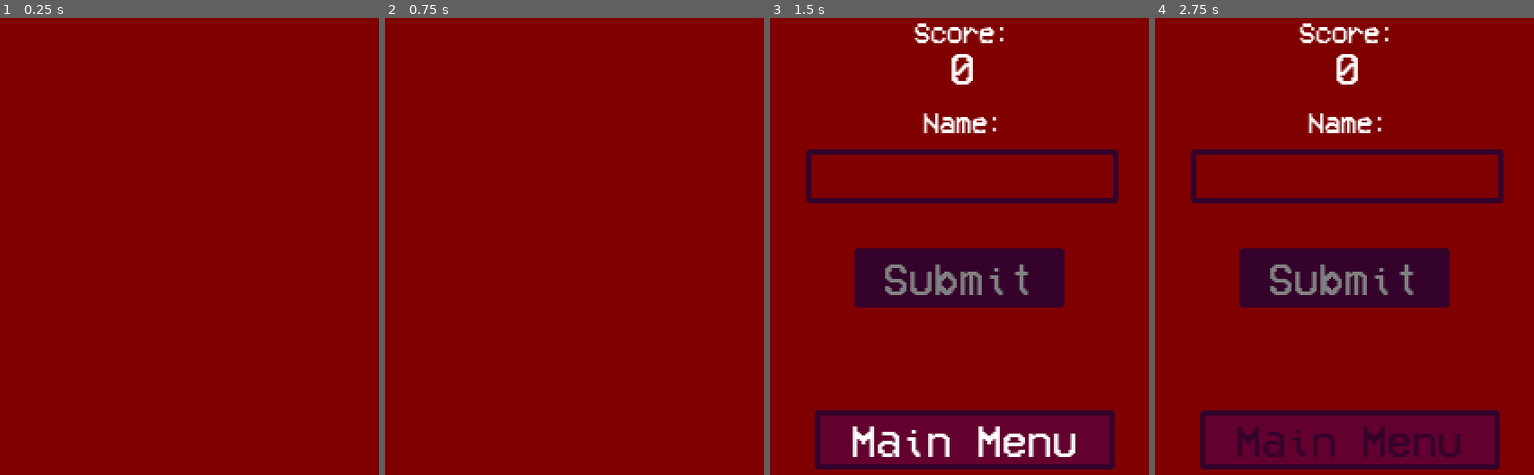
Above: before the commit, frames 1-4 (left to right).
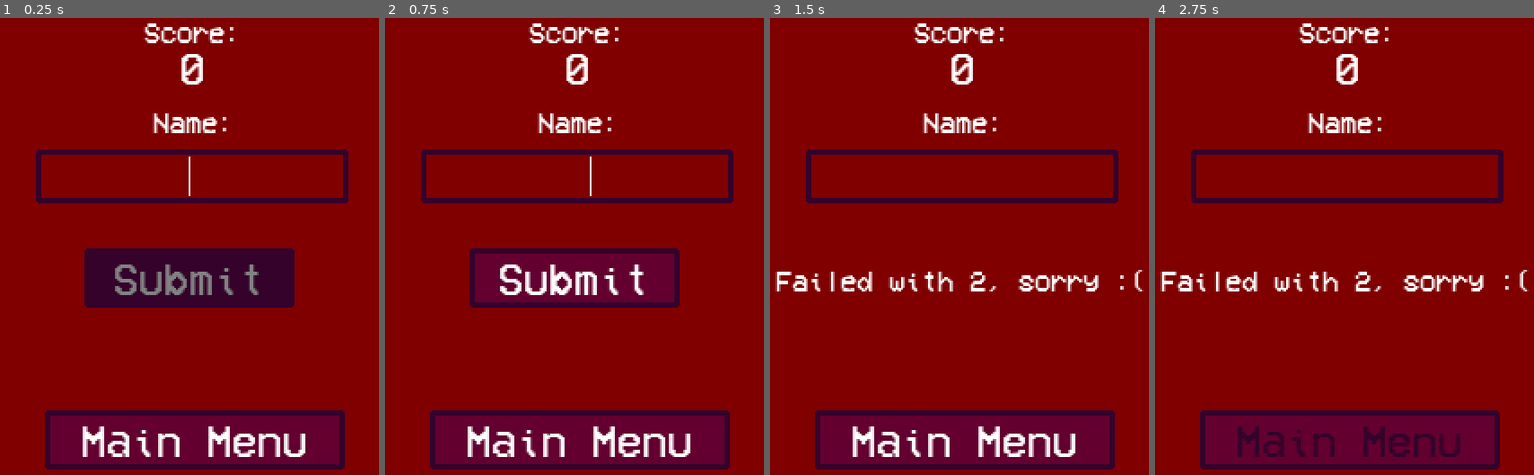
Above: after the commit, the same moments.

Repository: leogeier/impact_juggling
Game: Godot game, scene res://GameOverScreen/GameOverScreen.tscn
Same seed, same stepped clock (60 frames per second), same inputs: the game is played once before the commit and once after it. This scene is started directly instead of the project's main scene. Sound files missing from this copy of the repository are replaced by a short silence.
Inputs (mouse positions are in pixels of both pictures, inside the frame that each line leads up to):
- Up to frame 1 (0.25 s): no input
- Up to frame 2 (0.75 s): tap Enter at 0.5 s; move the mouse to (673, 196) at 0.52 s; hold Right (ui_right) from 0.53 s (still down); tap Space (fire) at 0.6 s
- Up to frame 3 (1.5 s): release Right (ui_right) at 1.25 s; click (959, 278) at 1.25 s, where only the run after the commit has a clickable "Submit"
- Up to frame 4 (2.75 s): click "Main Menu" at 2 s

The runs differ from the first frame. In frame 1, 21% of the frame differs, in the area x 9-92%, y 1-99%; in frame 2, 21%; in frame 3, 7.8%; in frame 4, 7.8%.

Commit message:
send score on submit

Diff:
--- a/ld-47/GameOverScreen/GameOverScreen.gd
+++ b/ld-47/GameOverScreen/GameOverScreen.gd
@@ -1,6 +1,7 @@
 extends Node2D
 
 var style = StyleBoxFlat.new()
+var dot_count = 0
 
 func on_reveal():
 	$Content.visible = true
@@ -9,17 +10,50 @@
 func on_text_change(new_text):
 	$Content/Submit.disabled = new_text == ""
 
+func on_submit():
+	$Content/SendingDesc.visible = true
+	$Content/Submit.visible = false
+	$SendingDotsTimer.start()
+
+	var name = $Content/Name.text
+	var score = String(ScoreTracker.score)
+	var time = String(OS.get_unix_time())
+	var secret = "change_me"
+	var fingerprint = (name + score + time + secret).sha256_text()
+
+	var url = "http://localhost:3000/highscore?name=" + name + "&score=" + score + "&time=" + time + "&fingerprint=" + fingerprint
+	$SendHighscore.request(url, PoolStringArray(), true, HTTPClient.METHOD_POST)
+
+func on_sent_score(result, status_code, headers, body):
+	if result != HTTPRequest.RESULT_SUCCESS:
+		$SendingDotsTimer.stop()
+		$Content/SendingDesc.text = "Failed with " + String(result) + ", sorry :("
+
+	if status_code > 299:
+		$SendingDotsTimer.stop()
+		$Content/SendingDesc.text = "Received " + String(status_code) + ", sorry :("
+
+	print("show highscore")
+
+func update_sending_dots():
+	dot_count = (dot_count + 1) % 4
+
+	var text = "Sending"
+	for i in range(dot_count):
+		text += "."
+
+	$Content/SendingDesc.text = text
+
 func _ready():
 	randomize()
 
 	$Content/Score.text = String(ScoreTracker.score)
 	$RevealTimer.connect("timeout", self, "on_reveal")
 	$Content/Name.connect("text_changed", self, "on_text_change")
+	$Content/Submit.connect("button_down", self, "on_submit")
+	$SendingDotsTimer.connect("timeout", self, "update_sending_dots")
+	$SendHighscore.connect("request_completed", self, "on_sent_score")
 
-	#var name = ""
-	#for i in range(5):
-	#	name = name + String(randi() % 10)
-	#$Content/Name.text = name
 	$Content/Name.grab_focus()
 
 	style.bg_color = (Color(0, 1, 1, 1))
--- a/ld-47/GameOverScreen/GameOverScreen.tscn
+++ b/ld-47/GameOverScreen/GameOverScreen.tscn
@@ -87,7 +87,6 @@
 volume_db = -30.0
 
 [node name="Content" type="Node2D" parent="."]
-visible = false
 
 [node name="Score" type="Label" parent="Content"]
 margin_left = 84.3889
@@ -163,6 +162,19 @@
 "_edit_use_anchors_": false
 }
 
+[node name="SendingDesc" type="Label" parent="Content"]
+visible = false
+margin_left = 5.0
+margin_top = 183.0
+margin_right = 233.0
+margin_bottom = 198.0
+custom_fonts/font = ExtResource( 4 )
+text = "Sending"
+align = 1
+__meta__ = {
+"_edit_use_anchors_": false
+}
+
 [node name="MainMenu" type="Button" parent="Content"]
 margin_left = 37.0
 margin_top = 263.0
@@ -180,3 +192,9 @@
 __meta__ = {
 "_edit_use_anchors_": false
 }
+
+[node name="SendingDotsTimer" type="Timer" parent="."]
+wait_time = 0.5
+
+[node name="SendHighscore" type="HTTPRequest" parent="."]
+timeout = 10
